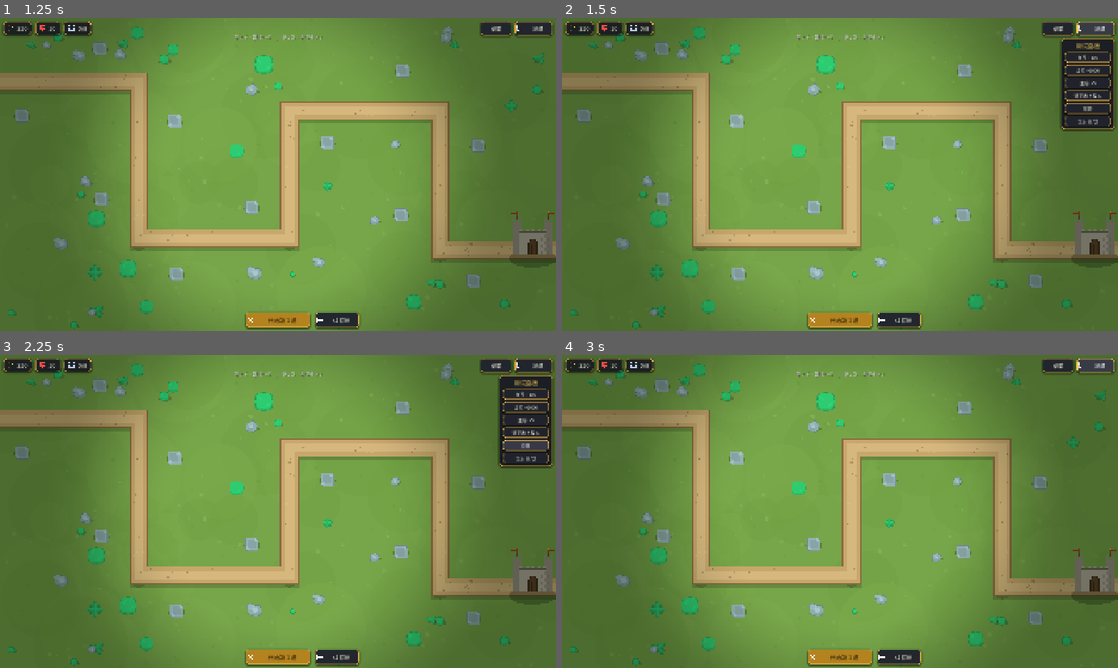
Above: before the commit, frames 1-4 (two rows, left to right).
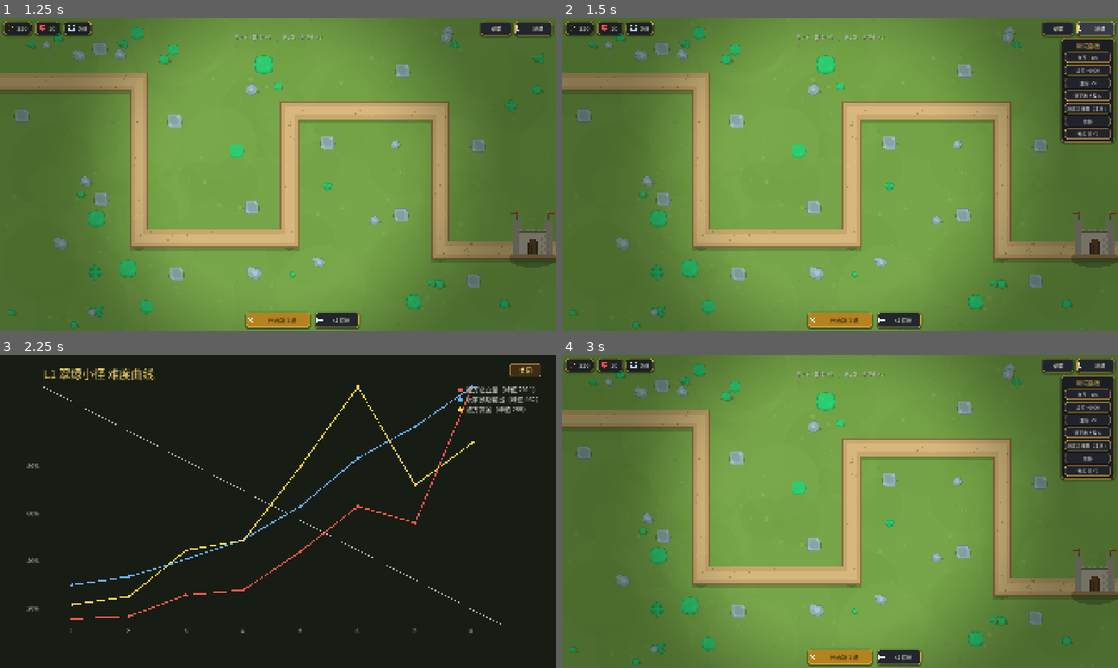
Above: after the commit, the same moments.

Repository: LiuYinCarl/game1
Game: Godot game, scene res://scenes/start_menu.tscn
Same seed, same stepped clock (60 frames per second), same inputs: the game is played once before the commit and once after it.
Inputs (mouse positions are in pixels of both pictures, inside the frame that each line leads up to):
- Up to frame 1 (1.25 s): click "第 1 关 · 翠绿小径 ☆☆☆" at 0.5 s
- Up to frame 2 (1.5 s): click "测试" at 1.25 s
- Up to frame 3 (2.25 s): click (528, 445) at 2 s, where only the run after the commit has a clickable "难度曲线图（本关）"
- Up to frame 4 (3 s): click (1090, 370) at 2.75 s, where only the run after the commit has a clickable "关闭"

Frame 1 is identical in both runs. In frame 2, 0.6% of the frame differs, in the area x 89-100%, y 28-41%; in frame 3, 98%, in the area x 0-100%, y 0-100%; in frame 4, 3.6%.

Commit message:
难度曲线图接入游戏内：测试面板新增按钮，覆盖层带关闭按钮
- open_chart_overlay/close_chart_overlay：测试面板与 --chart 共用
- 测试面板新增「难度曲线图（本关）」，再点一次或点关闭可收起

Diff:
--- a/scripts/main.gd
+++ b/scripts/main.gd
@@ -62,6 +62,7 @@
 var shake_amp := 0.0
 var hovered_spot := -1
 var ui_root: Control
+var chart_layer: CanvasLayer = null  # 难度曲线覆盖层
 var gold_label: Label
 var lives_label: Label
 var wave_label: Label
@@ -350,13 +351,7 @@
 	for arg in OS.get_cmdline_user_args():
 		if arg.begins_with("--chart="):
 			_load_level(clampi(int(arg.get_slice("=", 1)) - 1, 0, LevelData.LEVELS.size() - 1))
-			var chart_layer := CanvasLayer.new()
-			chart_layer.layer = 20
-			add_child(chart_layer)
-			var chart := ChartDrawer.new()
-			chart.series = _build_chart_data()
-			chart.title = "L%d %s 难度曲线" % [level_index + 1, level_name]
-			chart_layer.add_child(chart)
+			open_chart_overlay()
 			_do_chart_capture()
 			return
 	# 自动化测试：--test 运行测试套件并以退出码报告结果
@@ -1336,6 +1331,43 @@
 	return " · ".join(parts)
 
 
+## 打开当前关卡的难度曲线覆盖层（测试面板与 --chart 共用）
+func open_chart_overlay() -> void:
+	if chart_layer != null:
+		chart_layer.queue_free()
+		chart_layer = null
+		return
+	chart_layer = CanvasLayer.new()
+	chart_layer.layer = 20
+	add_child(chart_layer)
+	var chart := ChartDrawer.new()
+	chart.series = _build_chart_data()
+	chart.title = "L%d %s 难度曲线" % [level_index + 1, level_name]
+	chart_layer.add_child(chart)
+	# 关闭按钮
+	var close_btn := Button.new()
+	close_btn.text = "关闭"
+	close_btn.position = Vector2(1760, 30)
+	close_btn.size = Vector2(110, 46)
+	close_btn.add_theme_font_size_override("font_size", 22)
+	var btn_style := StyleBoxFlat.new()
+	btn_style.bg_color = Color(0.25, 0.18, 0.08, 0.95)
+	btn_style.set_corner_radius_all(10)
+	btn_style.border_color = Color(0.85, 0.65, 0.25)
+	btn_style.set_border_width_all(2)
+	close_btn.add_theme_stylebox_override("normal", btn_style)
+	close_btn.add_theme_stylebox_override("hover", btn_style)
+	close_btn.add_theme_color_override("font_color", Color(0.95, 0.85, 0.5))
+	close_btn.pressed.connect(close_chart_overlay)
+	chart_layer.add_child(close_btn)
+
+
+func close_chart_overlay() -> void:
+	if chart_layer != null:
+		chart_layer.queue_free()
+		chart_layer = null
+
+
 ## 逐波统计：敌方总血量 / 敌方赏金 / 玩家累计金币可支撑的输出模型
 func _build_chart_data() -> Array:
 	var data := []
@@ -1663,6 +1695,7 @@
 		["金币 +1000", _debug_add_gold.bind(1000)],
 		["生命 +5", _debug_add_lives.bind(5)],
 		["清空场上敌人", _debug_clear_enemies],
+		["难度曲线图（本关）", open_chart_overlay],
 	]:
 		var btn := Button.new()
 		btn.text = entry[0]
